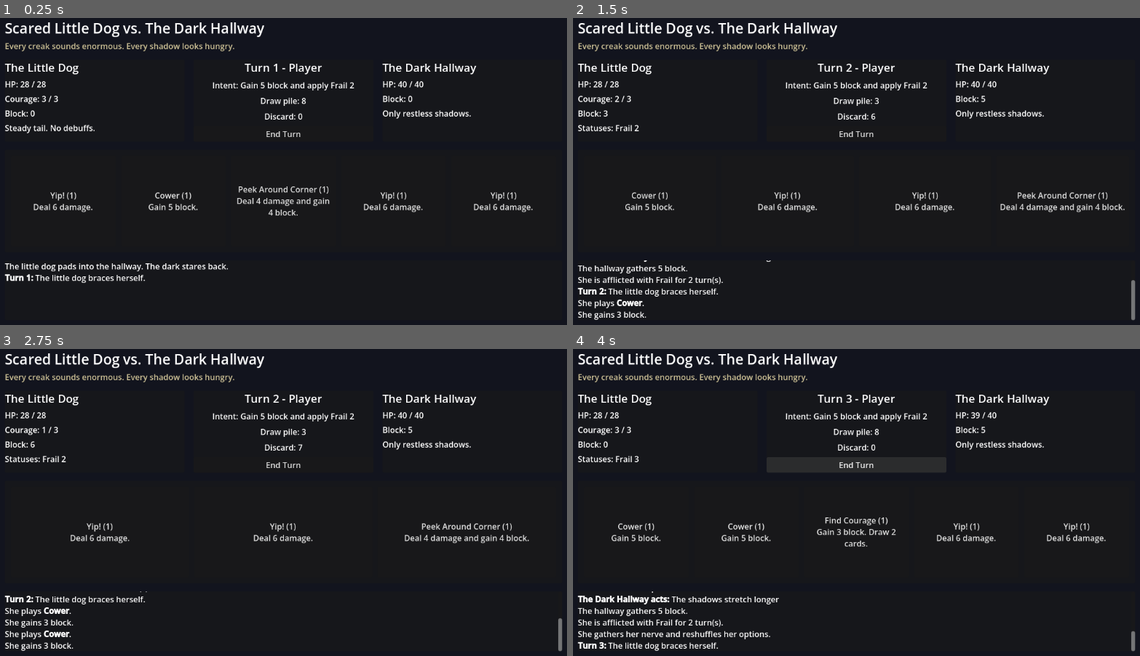
Above: before the commit, frames 1-4 (two rows, left to right).
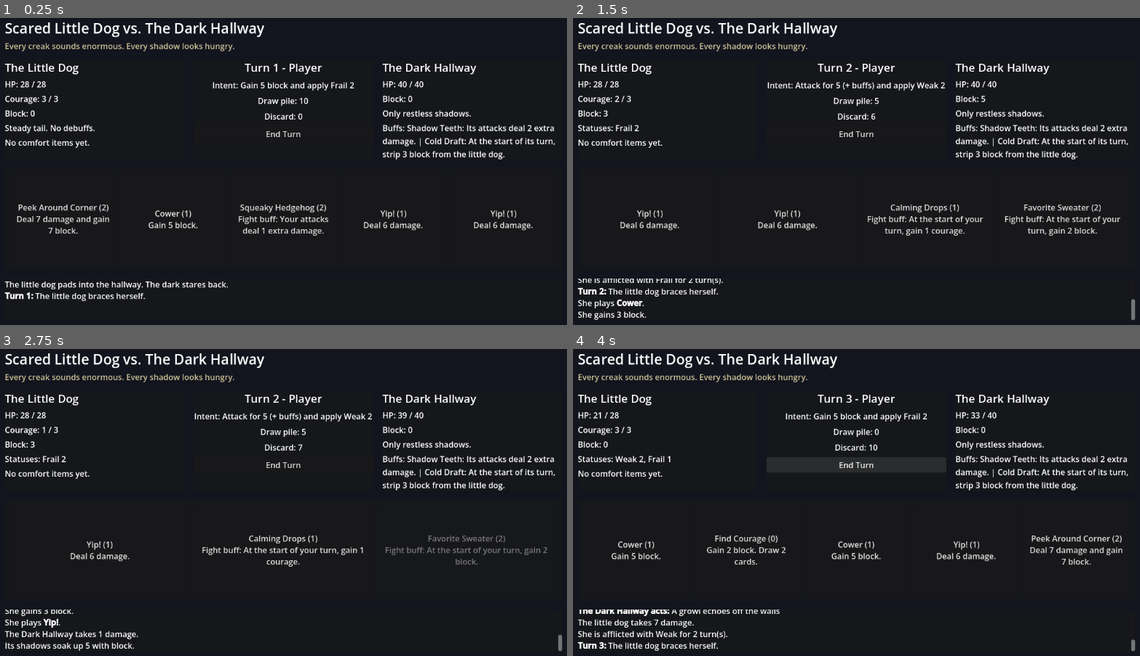
Above: after the commit, the same moments.

Repository: mjd4186/lunasquest
Game: Godot game, scene res://scenes/main.tscn
Two runs of this game, one before a commit and one after it. Both use one fixed random seed, a clock stepped at 60 frames per second and the inputs below.
Inputs (mouse positions are in pixels of both pictures, inside the frame that each line leads up to):
- Up to frame 1 (0.25 s): no input
- Up to frame 2 (1.5 s): click "End Turn" at 0.5 s; click "Cower (1) Gain 5 block." at 1.25 s
- Up to frame 3 (2.75 s): click (79, 533) at 2 s, where only the run before the commit has a clickable "Cower (1) Gain 5 block."
- Up to frame 4 (4 s): click "Yip! (1) Deal 6 damage." at 2.75 s; click "End Turn" at 3.5 s

The runs differ from the first frame. In frame 1, 5.0% of the frame differs, in the area x 0-98%, y 26-93%; in frame 2, 3.8%; in frame 3, 4.3%; in frame 4, 4.9%.

Commit message:
Add fight buffs and rebalance card costs

Diff:
--- a/scenes/main.tscn
+++ b/scenes/main.tscn
@@ -89,6 +89,12 @@
 autowrap_mode = 3
 text = "Steady tail. No debuffs."
 
+[node name="PlayerBuffsLabel" type="Label" parent="MarginContainer/RootVBox/BattleRow/PlayerPanel/PlayerVBox"]
+unique_name_in_owner = true
+layout_mode = 2
+autowrap_mode = 3
+text = "No comfort items yet."
+
 [node name="CenterPanel" type="PanelContainer" parent="MarginContainer/RootVBox/BattleRow"]
 layout_mode = 2
 size_flags_horizontal = 3
@@ -162,6 +168,12 @@
 layout_mode = 2
 autowrap_mode = 3
 text = "Only restless shadows."
+
+[node name="MonsterBuffsLabel" type="Label" parent="MarginContainer/RootVBox/BattleRow/MonsterPanel/MonsterVBox"]
+unique_name_in_owner = true
+layout_mode = 2
+autowrap_mode = 3
+text = "Buffs: Shadow Teeth: Its attacks deal 2 extra damage."
 
 [node name="HandPanel" type="PanelContainer" parent="MarginContainer/RootVBox"]
 layout_mode = 2
--- a/scripts/main.gd
+++ b/scripts/main.gd
@@ -11,9 +11,11 @@
 @onready var player_courage_label: Label = %PlayerCourageLabel
 @onready var player_block_label: Label = %PlayerBlockLabel
 @onready var player_status_label: Label = %PlayerStatusLabel
+@onready var player_buffs_label: Label = %PlayerBuffsLabel
 @onready var monster_hp_label: Label = %MonsterHPLabel
 @onready var monster_block_label: Label = %MonsterBlockLabel
 @onready var monster_status_label: Label = %MonsterStatusLabel
+@onready var monster_buffs_label: Label = %MonsterBuffsLabel
 @onready var intent_label: Label = %IntentLabel
 @onready var turn_label: Label = %TurnLabel
 @onready var draw_pile_label: Label = %DrawPileLabel
@@ -43,6 +45,8 @@
 var draw_pile: Array[Dictionary] = []
 var discard_pile: Array[Dictionary] = []
 var hand: Array[Dictionary] = []
+var player_buffs: Array[Dictionary] = []
+var monster_buffs: Array[Dictionary] = []
 
 var turn_number := 1
 var current_turn := "player"
@@ -65,6 +69,8 @@
 	monster_block = 0
 	player_statuses = {"weak": 0, "frail": 0}
 	monster_statuses = {"vulnerable": 0}
+	player_buffs = _build_starting_player_buffs()
+	monster_buffs = _build_starting_monster_buffs()
 	turn_number = 1
 	current_turn = "player"
 	battle_over = false
@@ -96,24 +102,76 @@
 		"cost": 1,
 		"block": 5,
 		"text": "Gain 5 block.",
-	}, 5))
+	}, 4))
 	deck.append_array(_make_copies({
 		"name": "Peek Around Corner",
 		"type": "skill",
-		"cost": 1,
-		"damage": 4,
-		"block": 4,
-		"text": "Deal 4 damage and gain 4 block.",
+		"cost": 2,
+		"damage": 7,
+		"block": 7,
+		"text": "Deal 7 damage and gain 7 block.",
 	}, 2))
 	deck.append_array(_make_copies({
 		"name": "Find Courage",
 		"type": "skill",
+		"cost": 0,
+		"draw": 2,
+		"block": 2,
+		"text": "Gain 2 block. Draw 2 cards.",
+	}, 1))
+	deck.append_array(_make_copies({
+		"name": "Favorite Sweater",
+		"type": "buff",
+		"cost": 2,
+		"text": "Fight buff: At the start of your turn, gain 2 block.",
+		"buff_data": {
+			"name": "Favorite Sweater",
+			"text": "At the start of your turn, gain 2 block.",
+			"block_on_turn_start": 2,
+		},
+	}, 1))
+	deck.append_array(_make_copies({
+		"name": "Calming Drops",
+		"type": "buff",
 		"cost": 1,
-		"draw": 2,
-		"block": 3,
-		"text": "Gain 3 block. Draw 2 cards.",
+		"text": "Fight buff: At the start of your turn, gain 1 courage.",
+		"buff_data": {
+			"name": "Calming Drops",
+			"text": "At the start of your turn, gain 1 courage.",
+			"courage_on_turn_start": 1,
+		},
+	}, 1))
+	deck.append_array(_make_copies({
+		"name": "Squeaky Hedgehog",
+		"type": "buff",
+		"cost": 2,
+		"text": "Fight buff: Your attacks deal 1 extra damage.",
+		"buff_data": {
+			"name": "Squeaky Hedgehog",
+			"text": "Your attacks deal 1 extra damage.",
+			"attack_bonus": 1,
+		},
 	}, 1))
 	return deck
+
+
+func _build_starting_player_buffs() -> Array[Dictionary]:
+	return []
+
+
+func _build_starting_monster_buffs() -> Array[Dictionary]:
+	return [
+		{
+			"name": "Shadow Teeth",
+			"text": "Its attacks deal 2 extra damage.",
+			"attack_bonus": 2,
+		},
+		{
+			"name": "Cold Draft",
+			"text": "At the start of its turn, strip 3 block from the little dog.",
+			"shred_block_on_turn_start": 3,
+		},
+	]
 
 
 func _make_copies(card: Dictionary, amount: int) -> Array[Dictionary]:
@@ -135,6 +193,7 @@
 	current_turn = "player"
 	player_courage = COURAGE_PER_TURN
 	player_block = 0
+	_apply_turn_start_buffs("player")
 	_draw_up_to(HAND_SIZE)
 	add_log("[b]Turn %d:[/b] The little dog braces herself." % turn_number)
 	update_ui()
@@ -166,8 +225,9 @@
 		return
 
 	player_courage -= card_cost
-	_resolve_card(card)
-	discard_pile.append(card)
+	var should_discard := _resolve_card(card)
+	if should_discard:
+		discard_pile.append(card)
 	hand.remove_at(index)
 
 	if _check_battle_end():
@@ -177,15 +237,15 @@
 	update_ui()
 
 
-func _resolve_card(card: Dictionary) -> void:
+func _resolve_card(card: Dictionary) -> bool:
 	add_log("She plays [b]%s[/b]." % card["name"])
 
+	if card.get("type", "") == "buff":
+		_gain_fight_buff(card["buff_data"])
+		return false
+
 	if card.has("damage"):
-		var amount: int = card["damage"]
-		if player_statuses.weak > 0:
-			amount = maxi(1, int(floor(amount * 0.75)))
-		if monster_statuses.vulnerable > 0:
-			amount = int(ceil(amount * 1.5))
+		var amount := _modified_attack_damage(card["damage"], "player")
 		_deal_damage_to_monster(amount)
 
 	if card.has("block"):
@@ -200,6 +260,8 @@
 		for i in draw_amount:
 			_draw_up_to(hand.size() + 1)
 		add_log("She finds a little courage and draws %d card(s)." % draw_amount)
+
+	return true
 
 
 func _deal_damage_to_monster(amount: int) -> void:
@@ -237,13 +299,14 @@
 
 func _run_monster_turn() -> void:
 	monster_block = 0
+	_apply_turn_start_buffs("monster")
 	add_log("[b]The Dark Hallway acts:[/b] %s" % pending_intent["name"])
 
 	match pending_intent["kind"]:
 		"attack":
-			_deal_damage_to_player(pending_intent["damage"])
+			_deal_damage_to_player(_modified_attack_damage(pending_intent["damage"], "monster"))
 		"attack_debuff":
-			_deal_damage_to_player(pending_intent["damage"])
+			_deal_damage_to_player(_modified_attack_damage(pending_intent["damage"], "monster"))
 			player_statuses[pending_intent["status"]] += pending_intent["amount"]
 			add_log("She is afflicted with %s for %d turn(s)." % [String(pending_intent["status"]).capitalize(), pending_intent["amount"]])
 		"block":
@@ -269,8 +332,8 @@
 		{
 			"name": "A sudden shape lunges from the dark",
 			"kind": "attack",
-			"damage": 7,
-			"preview": "Attack for 7",
+			"damage": 8,
+			"preview": "Attack for 8 (+ buffs)",
 		},
 		{
 			"name": "The hallway closes in",
@@ -281,10 +344,10 @@
 		{
 			"name": "A growl echoes off the walls",
 			"kind": "attack_debuff",
-			"damage": 4,
+			"damage": 5,
 			"status": "weak",
 			"amount": 2,
-			"preview": "Attack for 4 and apply Weak 2",
+			"preview": "Attack for 5 (+ buffs) and apply Weak 2",
 		},
 		{
 			"name": "The shadows stretch longer",
@@ -297,6 +360,63 @@
 	]
 	pending_intent = intents[rng.randi_range(0, intents.size() - 1)].duplicate(true)
 	update_ui()
+
+
+func _apply_turn_start_buffs(owner: String) -> void:
+	var buffs := player_buffs if owner == "player" else monster_buffs
+	for buff in buffs:
+		if buff.has("block_on_turn_start"):
+			var block_amount: int = buff["block_on_turn_start"]
+			if owner == "player":
+				player_block += block_amount
+				add_log("%s grants %d block." % [buff["name"], block_amount])
+			else:
+				monster_block += block_amount
+				add_log("%s grants the hallway %d block." % [buff["name"], block_amount])
+
+		if buff.has("courage_on_turn_start") and owner == "player":
+			var courage_amount: int = buff["courage_on_turn_start"]
+			player_courage += courage_amount
+			add_log("%s grants %d courage." % [buff["name"], courage_amount])
+
+		if buff.has("shred_block_on_turn_start"):
+			var shred_amount: int = buff["shred_block_on_turn_start"]
+			if owner == "monster":
+				var removed := mini(player_block, shred_amount)
+				player_block -= removed
+				if removed > 0:
+					add_log("%s tears away %d of the little dog's block." % [buff["name"], removed])
+			else:
+				var removed_from_monster := mini(monster_block, shred_amount)
+				monster_block -= removed_from_monster
+				if removed_from_monster > 0:
+					add_log("%s tears away %d of the hallway's block." % [buff["name"], removed_from_monster])
+
+
+func _gain_fight_buff(buff_data: Dictionary) -> void:
+	for buff in player_buffs:
+		if buff["name"] == buff_data["name"]:
+			add_log("She already has %s." % buff_data["name"])
+			return
+
+	player_buffs.append(buff_data.duplicate(true))
+	add_log("%s comforts her for this fight." % buff_data["name"])
+
+
+func _modified_attack_damage(base_damage: int, attacker: String) -> int:
+	var total_damage := base_damage
+	var buffs := player_buffs if attacker == "player" else monster_buffs
+
+	for buff in buffs:
+		if buff.has("attack_bonus"):
+			total_damage += buff["attack_bonus"]
+
+	if attacker == "player" and player_statuses.weak > 0:
+		total_damage = maxi(1, int(floor(total_damage * 0.75)))
+	if attacker == "player" and monster_statuses.vulnerable > 0:
+		total_damage = int(ceil(total_damage * 1.5))
+
+	return total_damage
 
 
 func _tick_down_player_statuses() -> void:
@@ -325,9 +445,11 @@
 	player_courage_label.text = "Courage: %d / %d" % [player_courage, COURAGE_PER_TURN]
 	player_block_label.text = "Block: %d" % player_block
 	player_status_label.text = _format_statuses(player_statuses, "Steady tail. No debuffs.")
+	player_buffs_label.text = _format_buffs(player_buffs, "No comfort items yet.")
 	monster_hp_label.text = "HP: %d / %d" % [monster_hp, MONSTER_STARTING_HP]
 	monster_block_label.text = "Block: %d" % monster_block
 	monster_status_label.text = _format_statuses(monster_statuses, "Only restless shadows.")
+	monster_buffs_label.text = _format_buffs(monster_buffs, "No dark traits.")
 	intent_label.text = "Intent: %s" % pending_intent.get("preview", "Unknown")
 	turn_label.text = "Turn %d - %s" % [turn_number, "Player" if current_turn == "player" else "Monster"]
 	draw_pile_label.text = "Draw pile: %d" % draw_pile.size()
@@ -345,6 +467,16 @@
 	if parts.is_empty():
 		return empty_text
 	return "Statuses: %s" % ", ".join(parts)
+
+
+func _format_buffs(buffs: Array[Dictionary], empty_text: String) -> String:
+	if buffs.is_empty():
+		return empty_text
+
+	var parts: Array[String] = []
+	for buff in buffs:
+		parts.append("%s: %s" % [buff["name"], buff["text"]])
+	return "Buffs: %s" % " | ".join(parts)
 
 
 func _rebuild_hand() -> void:
